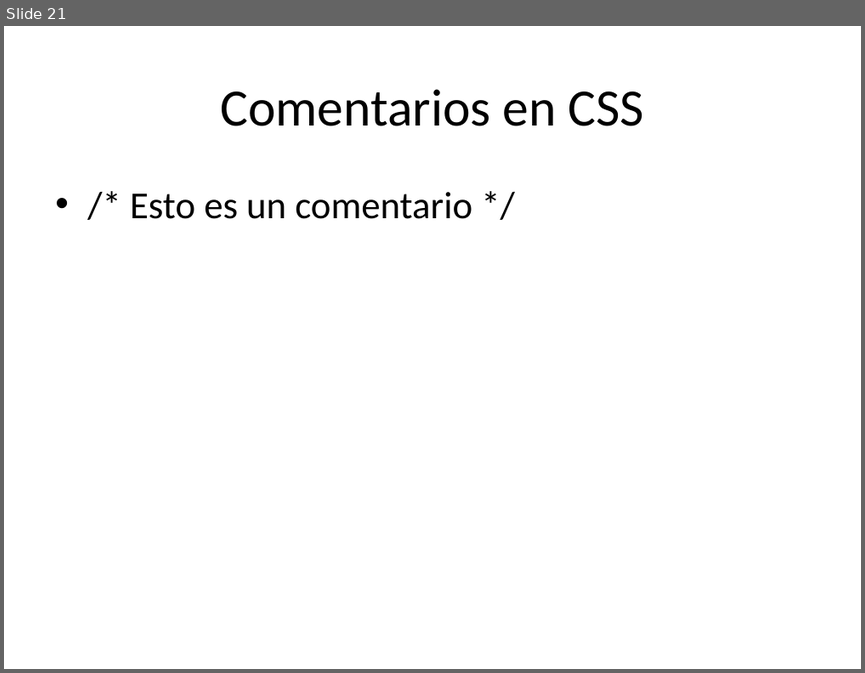
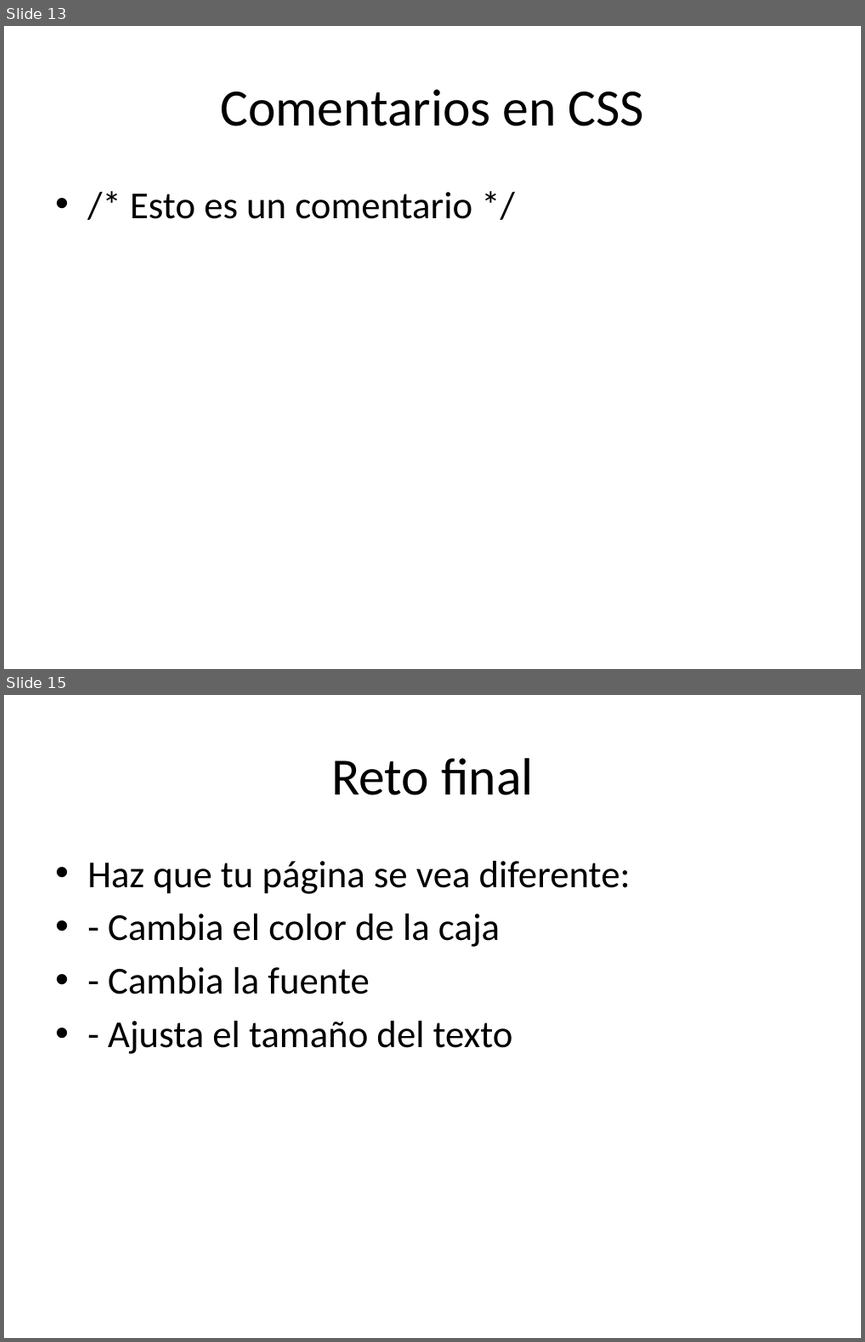
Before and after one commit to santillanlc/ImplementaPaginasWeb, a slide deck: Practica_CSS_Basico28-01-26.pptx. Shown one above the other, each under a label of ours: slide 21 before the commit, slides 13 and 15 after it; the slides between them are not shown. The pictures are 865x673 and 865x1342 pixels, drawn with LibreOffice and Linux fonts; fonts in the diff are those of the drawing. Boxes give left, top, right and bottom in pixels: in the first picture for what was removed or moved away, otherwise in the second. Text is boxed around its words. In the diff, an @@ line names an element or a change of style, - is before the commit and + after.

```diff
--- a/Practica_CSS_Basico28-01-26.pptx
+++ b/Practica_CSS_Basico28-01-26.pptx
@@ slide 15 added at (4,695,861,1338), background #FFFFFF @@
@@ title added at (331,758,534,795), 44 pt, text #000000 @@
+Reto final
@@ text added at (87,861,630,1054), 32 pt, text #000000 @@
+• Haz que tu página se vea diferente:
+• - Cambia el color de la caja
+• - Cambia la fuente
+• - Ajusta el tamaño del texto
@@ what was slide 21 is now slide 13 @@
```
Also in this commit, not shown: 10 slides changed, 3 other slides added, 11 slides removed.
